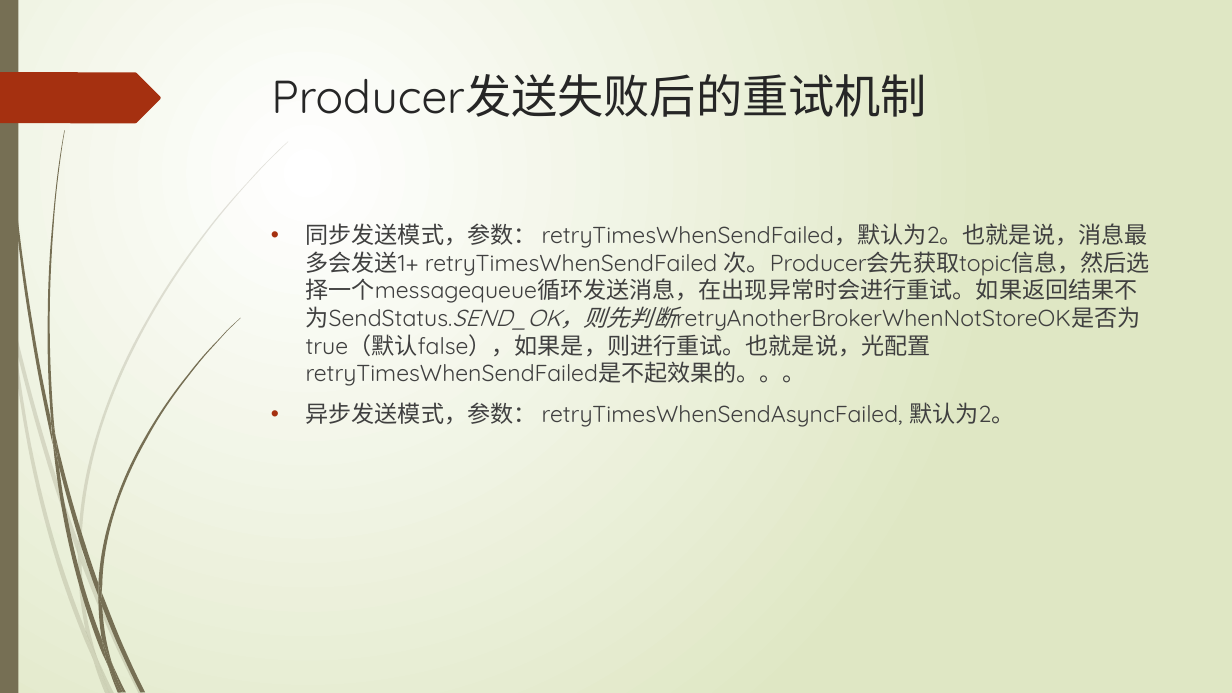
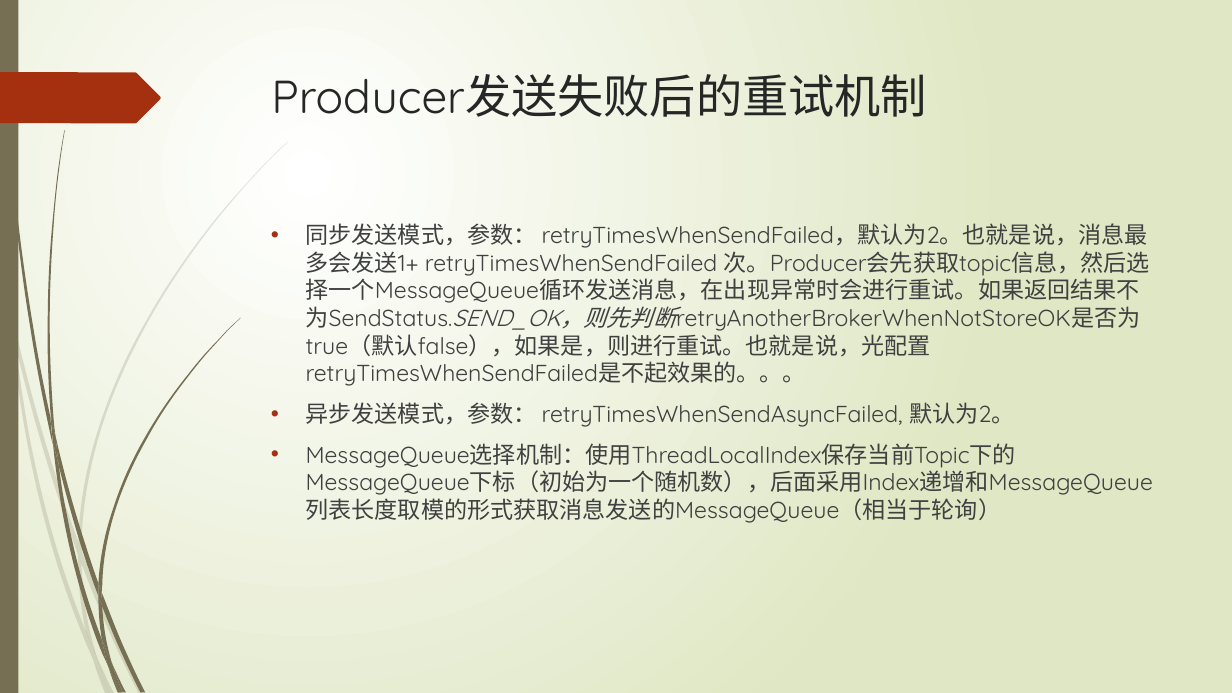
Before and after one commit to xljnc/rocketmqLearning, a slide deck: slide 13 of doc/RocketMQ简介.pptx. Drawn at 1232x693 pixels with LibreOffice and Linux fonts; fonts in the diff are those of the drawing. Boxes give left, top, right and bottom in pixels: in the first picture for what was removed or moved away, otherwise in the second. Text is boxed around its words. In the diff, an @@ line names an element or a change of style, - is before the commit and + after.

```diff
--- a/doc/RocketMQ简介.pptx
+++ b/doc/RocketMQ简介.pptx
@@ text at (x1=306, y1=223, x2=1150, y2=386): text changed @@
-• 同步发送模式，参数： retryTimesWhenSendFailed，默认为2。也就是说，消息最多会发送1+ retryTimesWhenSendFailed 次。Producer会先获取topic信息，然后选择一个messagequeue循环发送消息，在出现异常时会进行重试。如果返回结果不为SendStatus.SEND_OK，则先判断retryAnotherBrokerWhenNotStoreOK是否为true（默认false），如果是，则进行重试。也就是说，光配置retryTimesWhenSendFailed是不起效果的。。。
+• 同步发送模式，参数： retryTimesWhenSendFailed，默认为2。也就是说，消息最多会发送1+ retryTimesWhenSendFailed 次。Producer会先获取topic信息，然后选择一个MessageQueue循环发送消息，在出现异常时会进行重试。如果返回结果不为SendStatus.SEND_OK，则先判断retryAnotherBrokerWhenNotStoreOK是否为true（默认false），如果是，则进行重试。也就是说，光配置retryTimesWhenSendFailed是不起效果的。。。
@@ text at (x1=306, y1=443, x2=1153, y2=523): paragraph added @@
+• MessageQueue选择机制：使用ThreadLocalIndex保存当前Topic下的MessageQueue下标（初始为一个随机数），后面采用Index递增和MessageQueue列表长度取模的形式获取消息发送的MessageQueue（相当于轮询）
```
Also in this commit, not shown: 1 slide added, 1 other file.
